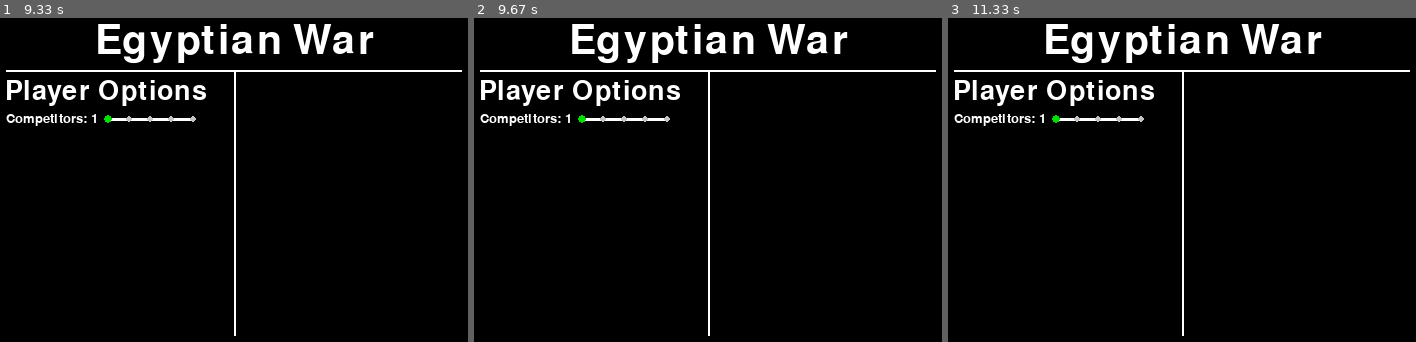
Above: before the commit, frames 1-3 (left to right).
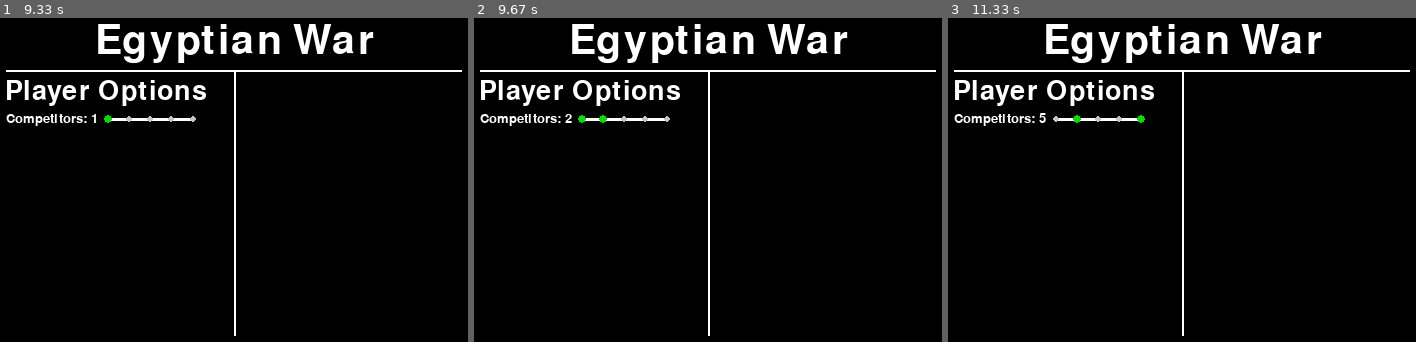
Above: after the commit, the same moments.

Repository: vposby/python
Game: pygame game, started from games/ers.py
The game is run twice, just before and just after one commit, with the same random seed, the same clock (stepped at 60 frames per second) and the same inputs.
Inputs (mouse positions are in pixels of both pictures, inside the frame that each line leads up to):
- Up to frame 1 (9.33 s): click (98, 163) at 0.38 s; click (112, 186) at 0.83 s; move the mouse to (121, 118) at 9.15 s
- Up to frame 2 (9.67 s): click (595, 118) at 9.43 s
- Up to frame 3 (11.33 s): move the mouse to (1022, 202) at 9.85 s; click (1022, 202) at 10.2 s; move the mouse to (1130, 170) at 10.68 s; click (1130, 170) at 11.08 s

Frame 1 is identical in both runs. In frame 2, less than 0.1% of the frame differs, in the area x 19-29%, y 29-33%; in frame 3, 0.1%, in the area x 19-43%, y 29-33%.

Commit message:
Slider.click() progress; fix update sequence

Diff:
--- a/games/ers.py
+++ b/games/ers.py
@@ -28,7 +28,7 @@
 
 #BEGIN GUI FUNCTIONS, CLASSES
 class Slider:
-	global screen, width, height, clicked, mouseX, mouseY
+	global screen, width, height, mouseX, mouseY
 	def __init__(self,pos,id,min,max,val):
 		self.id = id + ": " + str(val)
 		caption = smallFont.render(self.id,1,white)
@@ -48,20 +48,22 @@
 				self.pos[4].append([green,(leftEnd+widthMod,sldrHt),4])
 
 	def draw(self):
-		caption = smallFont.render(self.id,1,white)
-		(x,y) = (self.pos[0][0]-(width/100),self.pos[0][1])
-		(w,h) = (self.pos[2]-self.pos[0][0]+(width/100),caption.get_height())
-		pygame.draw.rect(screen,black,(x,y,w,h))
-		screen.blit(caption,self.pos[0])
+		caption = smallFont.render(self.id,1,white) #use this to determine slider height
+		(x,y) = (self.pos[0][0]-(width/50),self.pos[0][1])
+		(w,h) = (self.pos[2]-self.pos[0][0]+(width/50),caption.get_height())
+		pygame.draw.rect(screen,black,(x,y,w,h)) #set blank rect for slider
+		screen.blit(caption,self.pos[0]) #draw caption
+		#slider line, values (min to max) below
 		pygame.draw.line(screen,white,(self.pos[1],self.pos[3]),(self.pos[2],self.pos[3]),3)
 		for x in range(len(self.pos[4])):
 			pygame.draw.circle(screen,self.pos[4][x][0],self.pos[4][x][1],self.pos[4][x][2])
-		pygame.display.update() #(x,y,w,h)
+		pygame.display.update((x,y,w,h)) #(re)draw slider
 
 	def click(self):
 		area = int(self.pos[4][1][1][0]-self.pos[1])/2
 		for x in range(len(self.pos[4])):
-			if x == 0:
+			(self.pos[4][x][0],self.pos[4][x][2])=(grey,3) #reset circle to grey
+			if x == 0: #set new slider value
 				if mouseX>self.pos[1] and mouseX<self.pos[1]+area:
 					self.val = self.min
 			elif x+1 == len(self.pos[4]):
@@ -69,15 +71,9 @@
 					self.val = self.max
 			elif mouseX>self.pos[4][x][1][0]-area and mouseX<self.pos[4][x][1][0]+area:
 					self.val = x + 1
-
-			self.id = self.id.replace(self.id[len(self.id)-1],str(self.val))
-
-			if x+1 != self.val:
-				(self.pos[4][x][0],self.pos[4][x][2])=(grey,3)
-			else:
-				(self.pos[4][x][0],self.pos[4][x][2])=(green,4)
+			if x+1 == self.val: (self.pos[4][x][0],self.pos[4][x][2])=(green,4) #value circle: green
+		self.id = self.id.replace(self.id[len(self.id)-1],str(self.val)) #set new slider caption
 		self.draw()
-
 
 sldrCompCount = Slider((width/18,29*height/100),"Competitors",1,5,1) #lobby screen
 
@@ -202,25 +198,22 @@
 screen.fill(black)
 scrName = 'Lobby'
 screenChange(scrName)
-clicked = False
 
 while 1: #begin game code
+	(mouseX,mouseY) = pygame.mouse.get_pos()
 	for event in pygame.event.get():
 		if event.type == pygame.QUIT:
 			sys.exit()
 		elif event.type == pygame.MOUSEBUTTONDOWN and event.button == 1:
-			clicked = True
-
-	(mouseX,mouseY) = pygame.mouse.get_pos()
-
-	if scrName == 'Lobby':
-		if mouseY>sldrCompCount.pos[0][1] \
-		and mouseY>sldrCompCount.pos[0][1]+sldrCompCount.pos[3] \
-		and mouseX>sldrCompCount.pos[0][0] \
-		and mouseX<sldrCompCount.pos[2] \
-		and clicked == True: sldrCompCount.click() #no else
-
-	#PRESERVE CODE BELOW
+			if scrName == 'Lobby': #all clickable objects in Lobby
+				if mouseY>sldrCompCount.pos[0][1] \
+				and mouseY<sldrCompCount.pos[0][1]+sldrCompCount.pos[3] \
+				and mouseX>sldrCompCount.pos[0][0] \
+				and mouseX<sldrCompCount.pos[2]:
+					sldrCompCount.click() #no else
+					#and draw corresponding number of competitor sliders
+
+	#PRESERVE GAMEPLAY CODE BELOW
 	"""
 	human = 0
 	computer = 0
